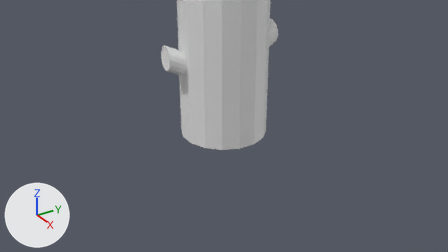
An edit to the Blender file log.blend, drawn before and after from the same camera.
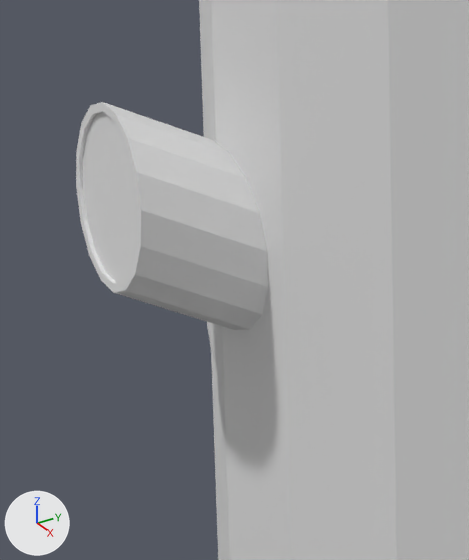
The first picture shows the older version from the file's camera 'Camera'. The close-ups show both versions on the part from 34% to 48% of the width and 13% to 42% of the height of that picture; other places that the commit changed are outside them. Arrows for +X, +Y and +Z are at lower left; the lights stay in place.
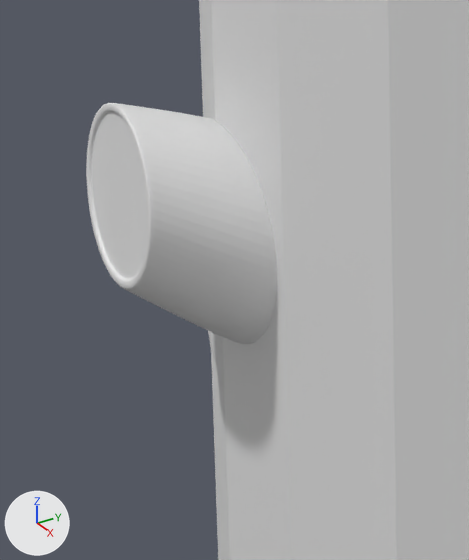
Boxes [x1, y1, x2, y2] around the edits, measured in the close-ups (469 x 560 px):
'Cylinder', reshaped, moved, modifiers changed
    before: [76, 102, 269, 330]
    after: [86, 103, 277, 344]
part 1 of me_cylinder_004, built on
    before: [83, 102, 269, 330]
    after: [92, 103, 277, 344]

What changed in the scene script:
```text
Change me_cylinder_004:
    used by ob_cylinder; location = (-0.542, -0.887, 1.307); rotation_euler = (-2.0, 0.173, -0.188), in degrees (-115, 10, -11); scale = (0.214, 0.214, 0.191)
    remove me_cylinder_004.from_pydata(...)  # 64 vertices, 50 faces; spans x -1.0..1.03, y -0.93..0.98, z -1.4..1.27
    add me_cylinder_004.from_pydata(...)  # 128 vertices, 114 faces; spans x -1.25..1.31, y -1.13..1.25, z -1.4..1.42
    me_cylinder_004 part 1
    16 vertices are removed from x -0.97..1.03, y -0.87..0.98, z 0.43..1.27
    18 faces are deleted
    75 vertices are added at x -1.25..1.31, y -1.13..1.25, z -1.35..1.42
    5 new vertices lie (0.01, 0.01, 0.44) away from vertices in x -1.2..0.51, y -1.0..1.09, z -0.08..0.8
    82 new faces join them
Change ob_cylinder:
    ob_cylinder.location: (-0.542, -0.887, 1.307) -> (-0.542, -0.865, 1.307)
    add _m = ob_cylinder.modifiers.new('Subdivision', 'SUBSURF')
    add _m.levels = 3
    add _m.render_levels = 3
```
